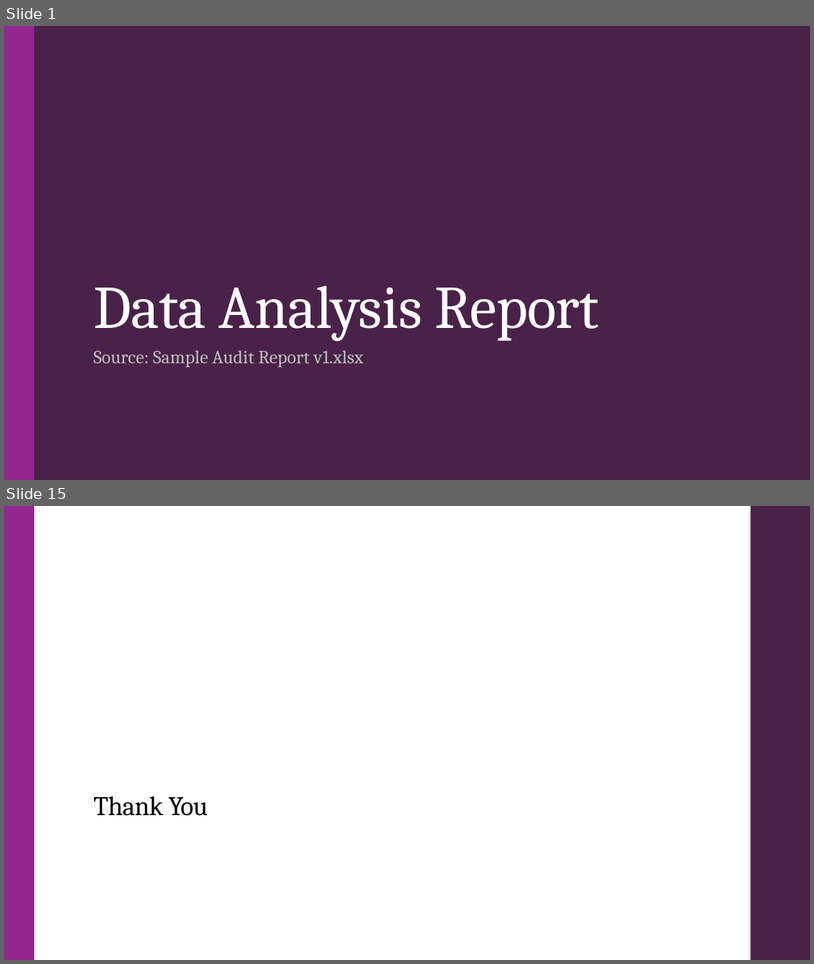
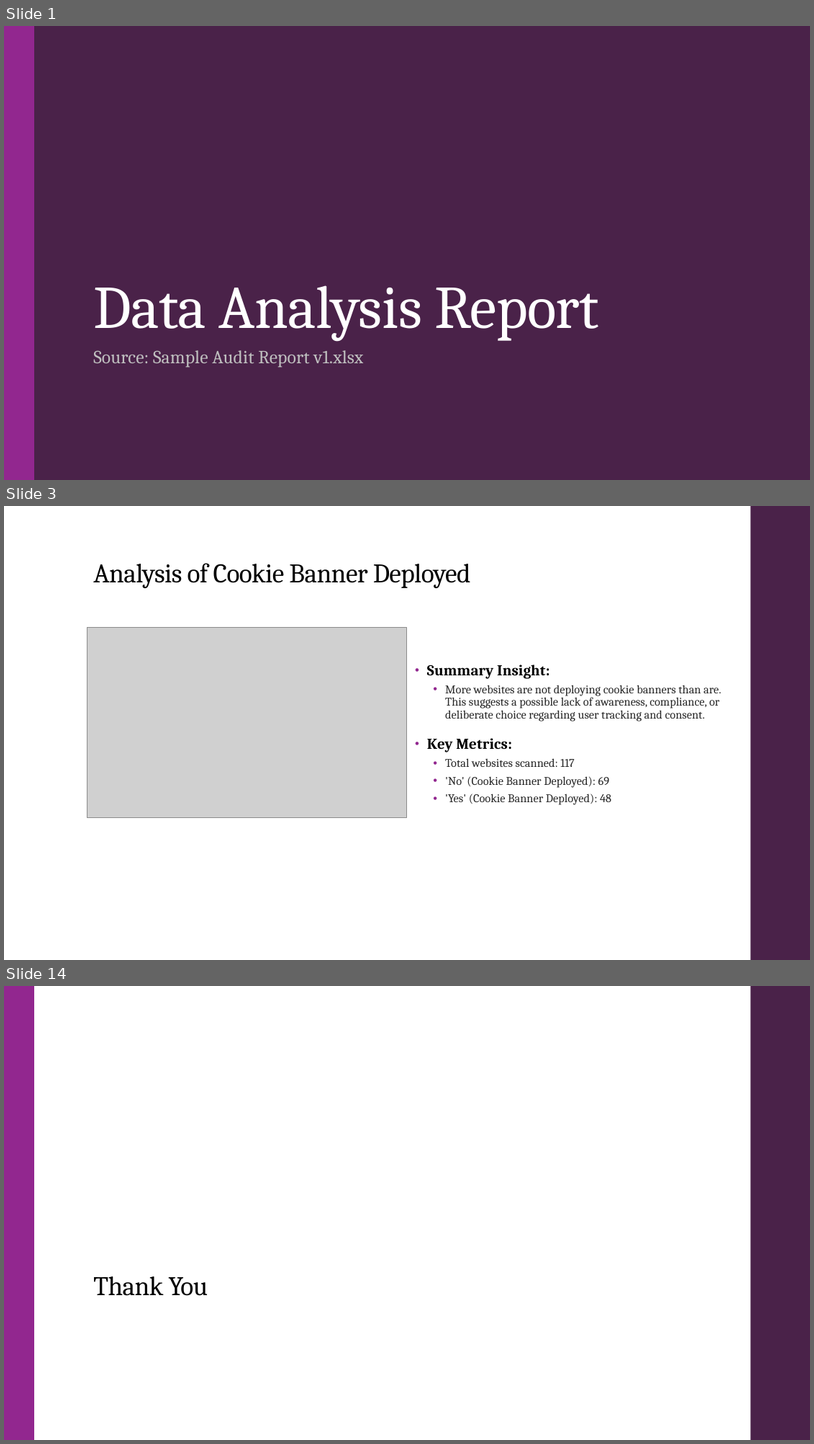
Before and after one commit to droy117/GT_Assignment_PPT_Ex, a slide deck: Debak/Data_Analysis_Report_Report.pptx. Shown one above the other, each under a label of ours: slides 1 and 15 before the commit, slides 1, 3 and 14 after it; the slides between them are not shown. The pictures are 814x964 and 814x1444 pixels, drawn with LibreOffice and Linux fonts; fonts in the diff are those of the drawing; grey boxes stand for pictures. Boxes give left, top, right and bottom in pixels: in the first picture for what was removed or moved away, otherwise in the second. Text is boxed around its words. In the diff, an @@ line names an element or a change of style, - is before the commit and + after.

Commit message:
update ppt and text placement

```diff
--- a/Debak/Data_Analysis_Report_Report.pptx
+++ b/Debak/Data_Analysis_Report_Report.pptx
@@ slide 3 added at (x1=4, y1=506, x2=810, y2=960), background #FFFFFF; not listed: 1 template element that a slide beside it also shows @@
@@ title added at (x1=93, y1=563, x2=471, y2=588), 32 pt, text #000000 @@
+Analysis of Cookie Banner Deployed
@@ picture added at (x1=88, y1=627, x2=407, y2=818) @@
@@ text added at (x1=427, y1=664, x2=722, y2=805), 14 pt, text #262626 @@
+• Summary Insight:
+  • More websites are not deploying cookie banners than are. This suggests a possible lack of awareness, compliance, or deliberate choice regarding user tracking and consent.
+• Key Metrics:
+  • Total websites scanned: 117
+  • 'No' (Cookie Banner Deployed): 69
+  • 'Yes' (Cookie Banner Deployed): 48
@@ what was slide 15 is now slide 14 @@
```
Also in this commit, not shown: 1 slide changed, 10 other slides added, 12 slides removed, 7 other files.
